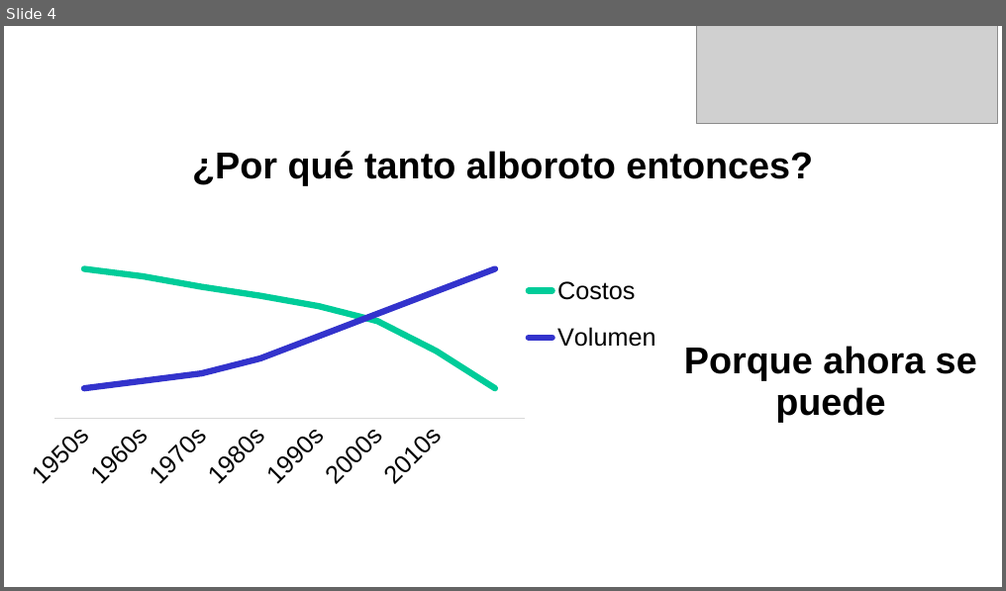
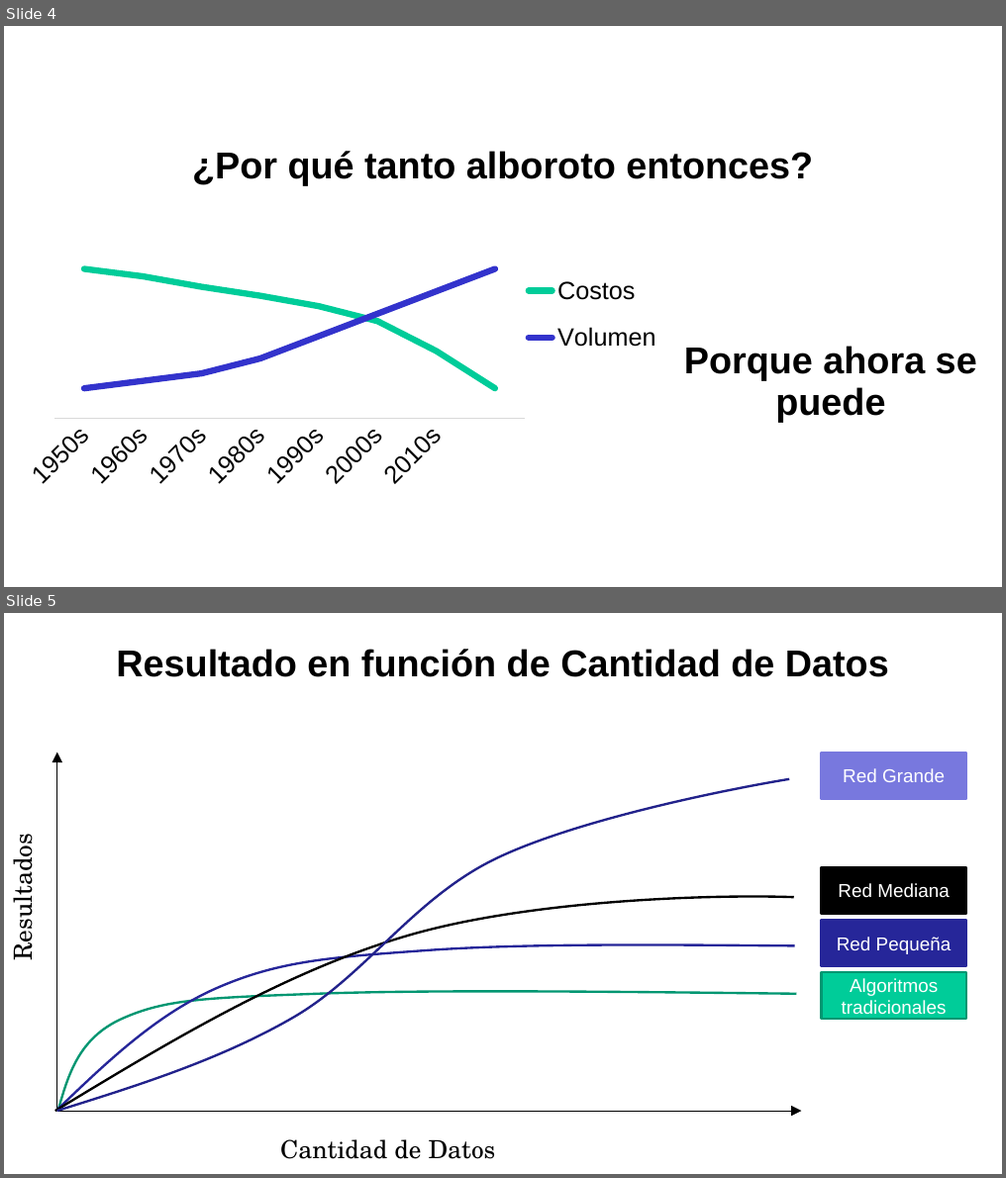
Before and after one commit to Argentan/DDA, a slide deck: 1. intro.pptx. Shown one above the other, each under a label of ours: slide 4 before the commit, slides 4 and 5 after it. The pictures are 1006x591 and 1006x1178 pixels, drawn with LibreOffice and Linux fonts; fonts in the diff are those of the drawing; grey boxes stand for pictures; background and template pictures are left out. Boxes give left, top, right and bottom in pixels: in the first picture for what was removed or moved away, otherwise in the second. Text is boxed around its words. In the diff, an @@ line names an element or a change of style, - is before the commit and + after.

```diff
--- a/1. intro.pptx
+++ b/1. intro.pptx
@@ slide 5 added at (4,613,1002,1174), background picture (left out) @@
@@ text added at (116,649,889,677), 36 pt, text #000000, bold @@
+Resultado en función de Cantidad de Datos
@@ rectangle added at (4,715,1002,1174), fill #FFFFFF at 30% opacity @@
@@ arrow added from (57, 1111) to (57, 753), #000000 0.75 pt @@
@@ rectangle added at (822,753,966,799), fill #7878DE, outline #7878DE 2 pt, 18 pt, text #FFFFFF @@
+Red Grande
@@ freeform shape added at (57,779,789,1111), outline #22228B 2.25 pt @@
@@ text added at (4,846,40,958), 24 pt, text #000000 @@
+Resultados
@@ rectangle added at (822,867,966,914), fill #000000, outline #000000 2 pt, 18 pt, text #FFFFFF @@
+Red Mediana
@@ freeform shape added at (55,897,795,1111), outline #000000 2.25 pt @@
@@ rectangle added at (822,920,966,966), fill #262699, outline #262699 2 pt, 18 pt, text #FFFFFF @@
+Red Pequeña
@@ freeform shape added at (57,946,795,1111), outline #262699 2.25 pt @@
@@ freeform shape added at (57,992,797,1112), outline #009771 2.25 pt @@
@@ rectangle added at (822,973,966,1020), fill #00CC99, outline #009771 2 pt, 18 pt, text #FFFFFF @@
+Algoritmos tradicionales
@@ arrow added from (57, 1111) to (801, 1111), #000000 0.75 pt @@
@@ text added at (280,1140,496,1159), 24 pt, text #000000 @@
+Cantidad de Datos
@@ slide 4 changed as well @@
@@ picture removed at (696,26,997,124) @@
```
Also in this commit, not shown: 25 other slides changed, 1 slide removed, 13 other files.
